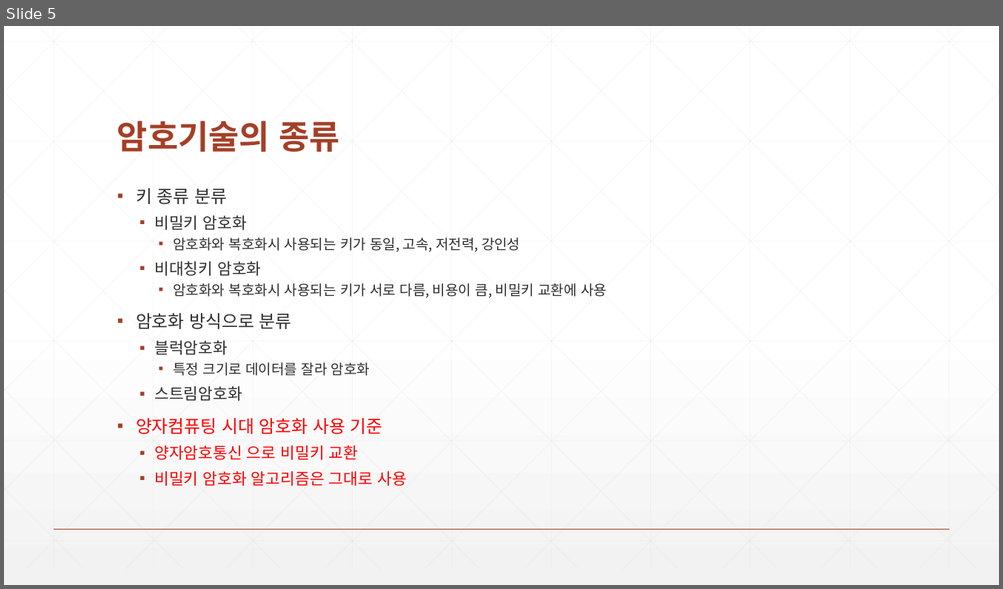
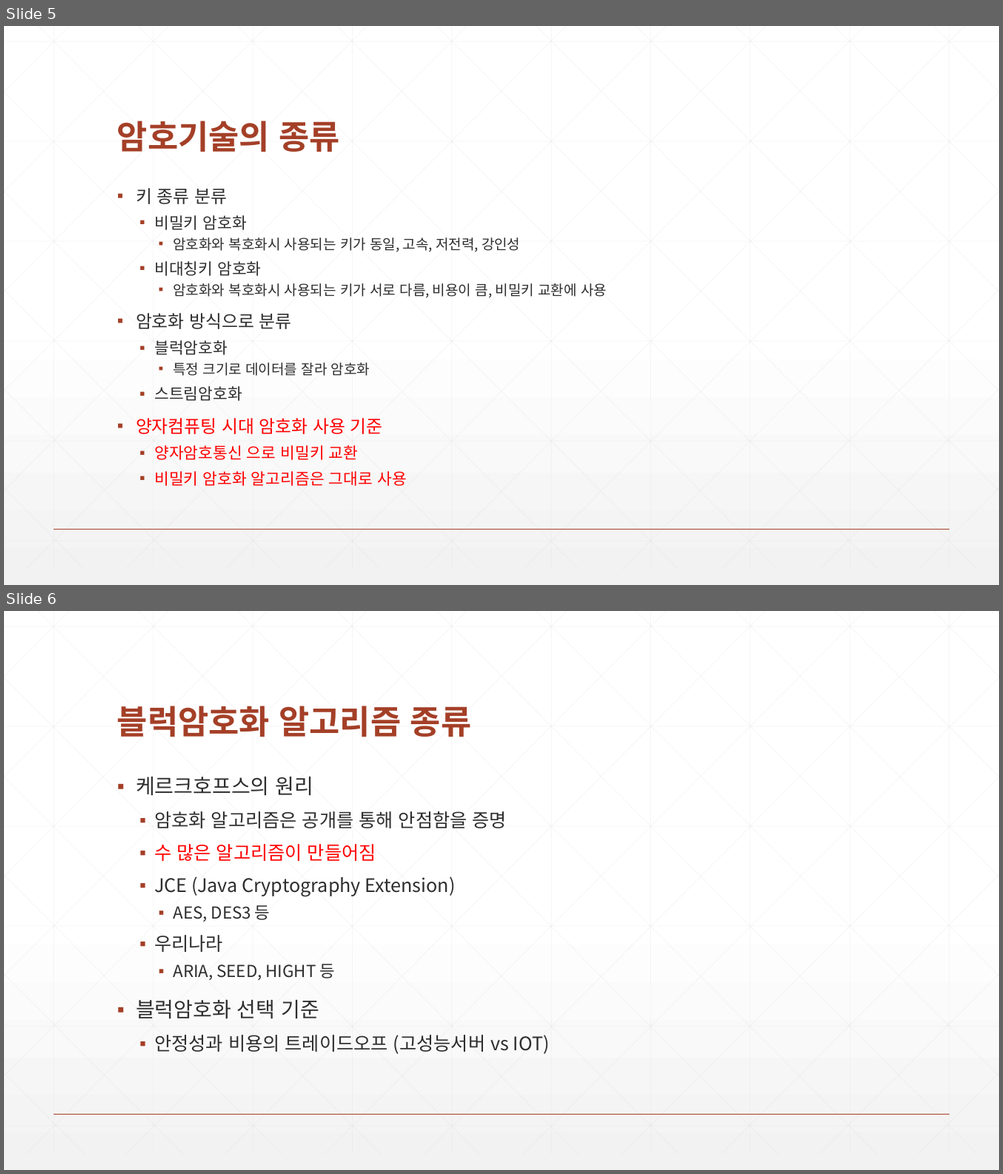
Before and after one commit to zeroshift01/code5, a slide deck: inflearn06/doc/6.암호화기능을구현합니다.pptx. Shown one above the other, each under a label of ours: slide 5 before the commit, slides 5 and 6 after it. The pictures are 1003x589 and 1003x1174 pixels, drawn with LibreOffice and Linux fonts; fonts in the diff are those of the drawing. Boxes give left, top, right and bottom in pixels: in the first picture for what was removed or moved away, otherwise in the second. Text is boxed around its words. In the diff, an @@ line names an element or a change of style, - is before the commit and + after.

```diff
--- a/inflearn06/doc/6.암호화기능을구현합니다.pptx
+++ b/inflearn06/doc/6.암호화기능을구현합니다.pptx
@@ slide 6 added at (4,611,999,1170), background gradient #FFFFFF to #F2F2F2; not listed: 47 template elements that a slide beside it also shows @@
@@ title added at (117,706,471,737), 32 pt, text #A43F27, bold @@
+블럭암호화 알고리즘 종류
@@ text added at (136,777,549,1054), 18 pt, text #2D2E2D @@
+▪ 케르크호프스의 원리
+  ▪ 암호화 알고리즘은 공개를 통해 안점함을 증명
+  ▪ 수 많은 알고리즘이 만들어짐
+  ▪ JCE (Java Cryptography Extension)
+    ▪ AES, DES3 등
+  ▪ 우리나라
+    ▪ ARIA, SEED, HIGHT 등
+▪ 블럭암호화 선택 기준
+  ▪ 안정성과 비용의 트레이드오프 (고성능서버 vs IOT)
```
Also in this commit, not shown: 4 slides changed, 2 other slides added, 2 slides removed, 46 other files.
